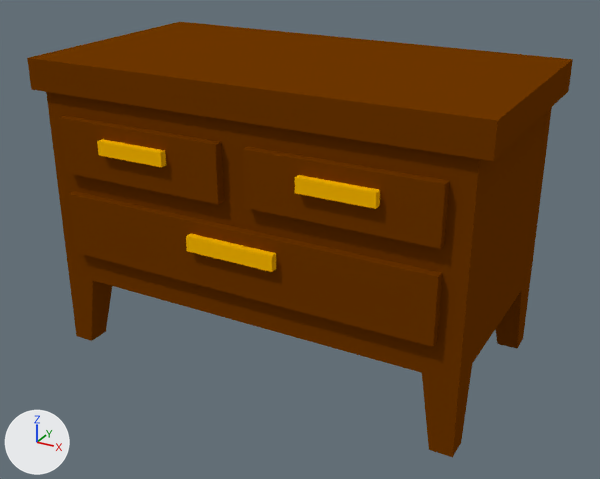
Two versions of the Blender file Javoc/Assets/meshes/complementos/ropero.blend, one commit apart.
The view is the same before and after, from a 50 mm camera at (1.258, -2.28, 1.026) aimed at (0.029, -0.046, -0.092). Arrows for +X, +Y and +Z are at lower left; the lights stay in place.

Before the edit, the objects in view are built like this:
```python
mat_handle = diffuse_material('handle')
mat_handle.base_color = (1.0, 0.5, 0.0)  # yellow #ffbc00
mat_table = diffuse_material('table')
mat_table.base_color = (0.163, 0.0399, 0.0)  # brown #703800
me_cube_001 = bpy.data.meshes.new('Cube.001')
me_cube_001.from_pydata(...)  # 97 vertices, 67 faces; spans x -1.0..1.0, y -1.08..1.0, z -1.0..1.0
# faces by material slot: [49, 18]
me_cube_001.materials.append(mat_table)  # brown #703800
me_cube_001.materials.append(mat_handle)  # yellow #ffbc00
ob_cube = bpy.data.objects.new('Cube', me_cube_001)
ob_cube.location = (0.0, 0.0, 0.0)
ob_cube.scale = (0.75, 0.4, 0.5)
```
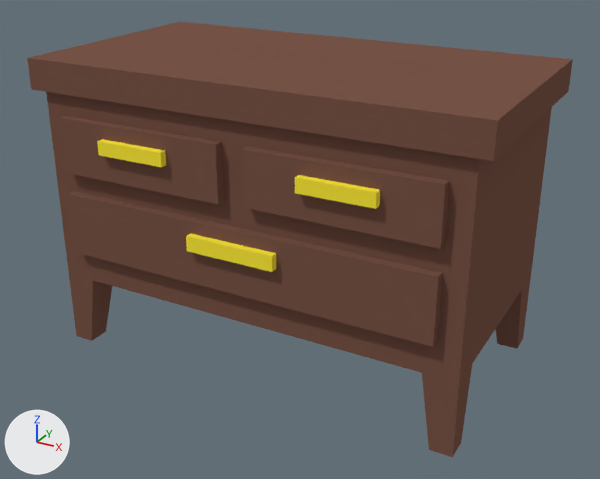
Boxes [x1, y1, x2, y2] around the edits, measured in the pictures (600 x 479 px):
'Cube', recoloured
    both: [27, 22, 573, 457]

Diff of the bpy script that builds the scene:
```diff
--- a/Javoc/Assets/meshes/complementos/ropero.blend.py
+++ b/Javoc/Assets/meshes/complementos/ropero.blend.py
@@ mat_table @@
 mat_table = diffuse_material('table')
-mat_table.base_color = (0.163, 0.0399, 0.0)  # brown #703800
+mat_table.base_color = (0.191, 0.0908, 0.0648)  # brown #795548
@@ mat_handle @@
 mat_handle = diffuse_material('handle')
-mat_handle.base_color = (1.0, 0.5, 0.0)  # yellow #ffbc00
+mat_handle.base_color = (1.0, 0.831, 0.0437)  # yellow #ffeb3b
```
